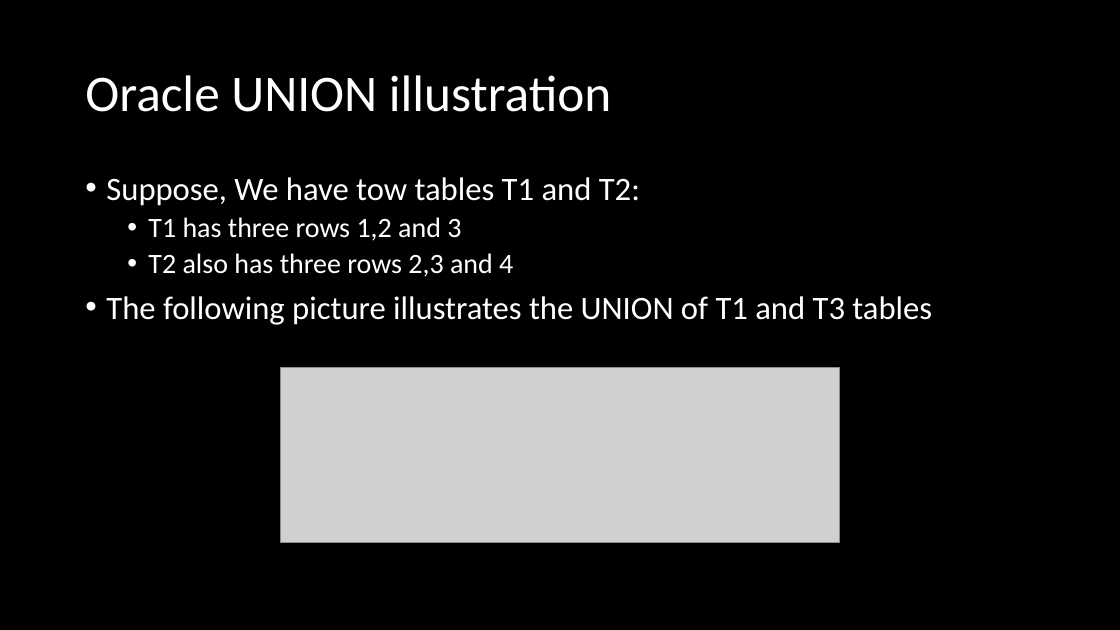
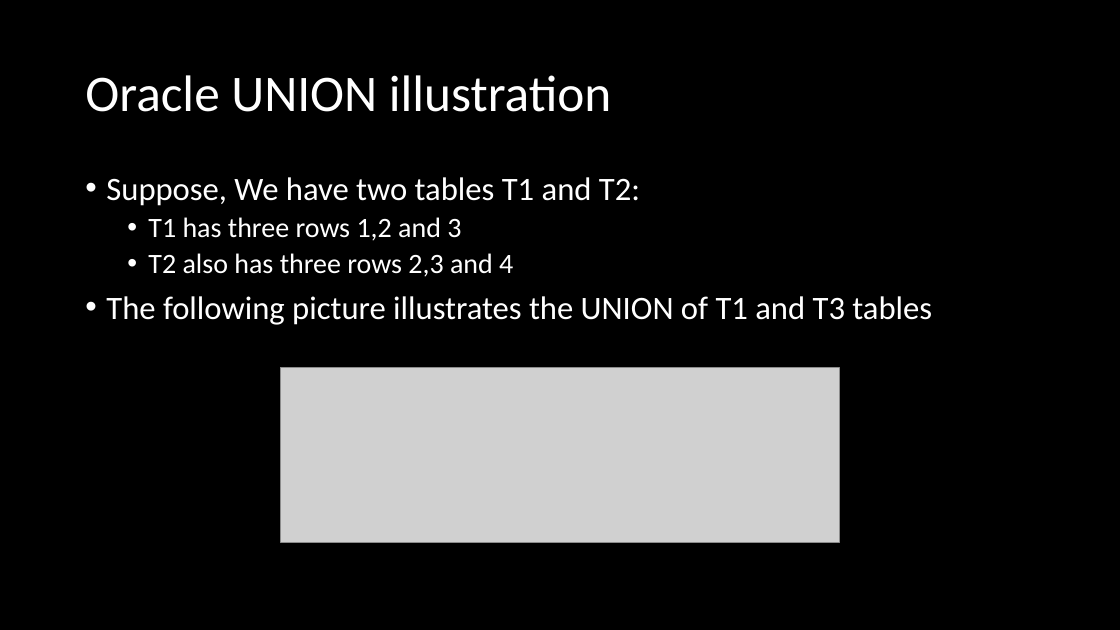
Before and after one commit to vivek-gohil/BharatBank-Oracle, a slide deck: slide 17 of Oracle-Vivek Gohil.pptx. Drawn at 1120x630 pixels with LibreOffice and Linux fonts; fonts in the diff are those of the drawing; grey boxes stand for pictures. Boxes give left, top, right and bottom in pixels: in the first picture for what was removed or moved away, otherwise in the second. Text is boxed around its words. In the diff, an @@ line names an element or a change of style, - is before the commit and + after.

Commit message:
Day 5
PPT + Oracle Tutorials - Detailed

```diff
--- a/Oracle-Vivek Gohil.pptx
+++ b/Oracle-Vivek Gohil.pptx
@@ text at (106,177,640,206): text changed @@
-• Suppose, We have tow tables T1 and T2:
+• Suppose, We have two tables T1 and T2:
```
Also in this commit, not shown: 1 other slide changed, 6 slides added, 1 other file.
